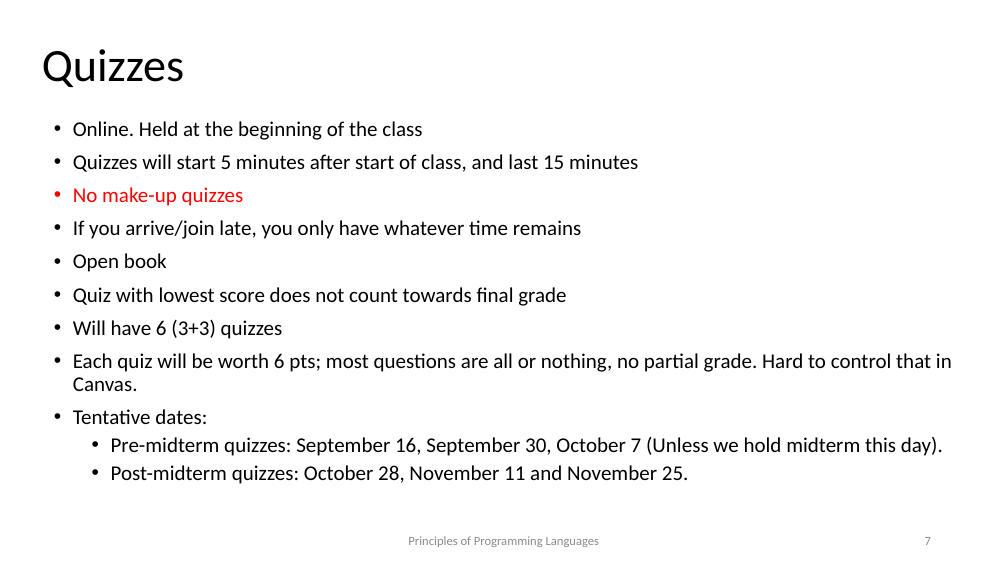
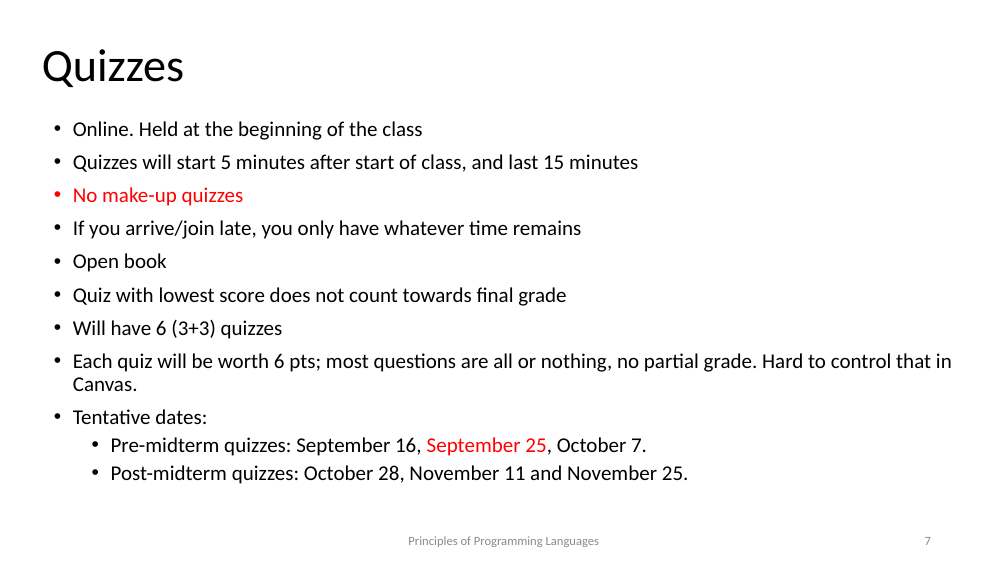
Before and after one commit to kongm/pl-design, a slide deck: slide 7 of C0-preliminaries.pptx. Drawn at 1008x567 pixels with LibreOffice and Linux fonts; fonts in the diff are those of the drawing. Boxes give left, top, right and bottom in pixels: in the first picture for what was removed or moved away, otherwise in the second. Text is boxed around its words. In the diff, an @@ line names an element or a change of style, - is before the commit and + after.

```diff
--- a/C0-preliminaries.pptx
+++ b/C0-preliminaries.pptx
@@ text at [111,437,647,456]: text changed @@
-  • Pre-midterm quizzes: September 16, September 30, October 7 (Unless we hold midterm this day).
+  • Pre-midterm quizzes: September 16, September 25, October 7.
```
Also in this commit, not shown: 7 other slides changed, 2 slides added, 1 other file.
